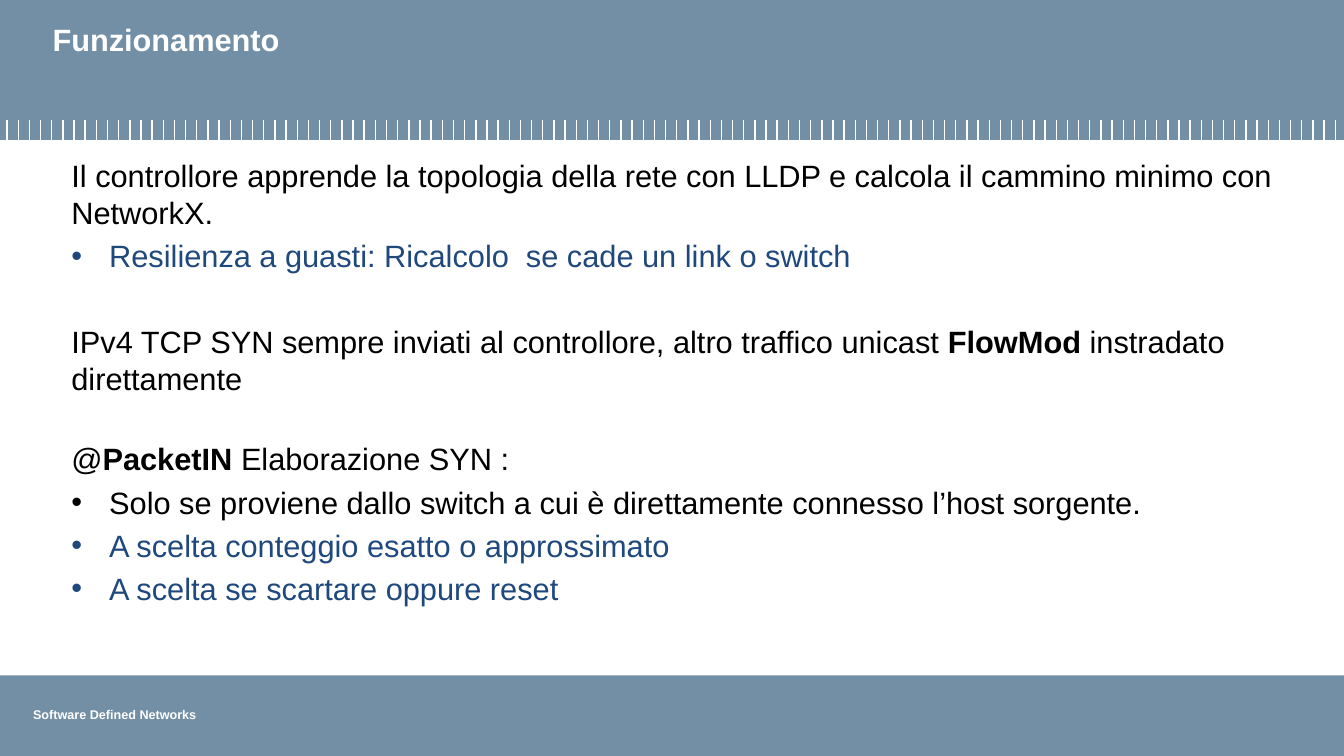
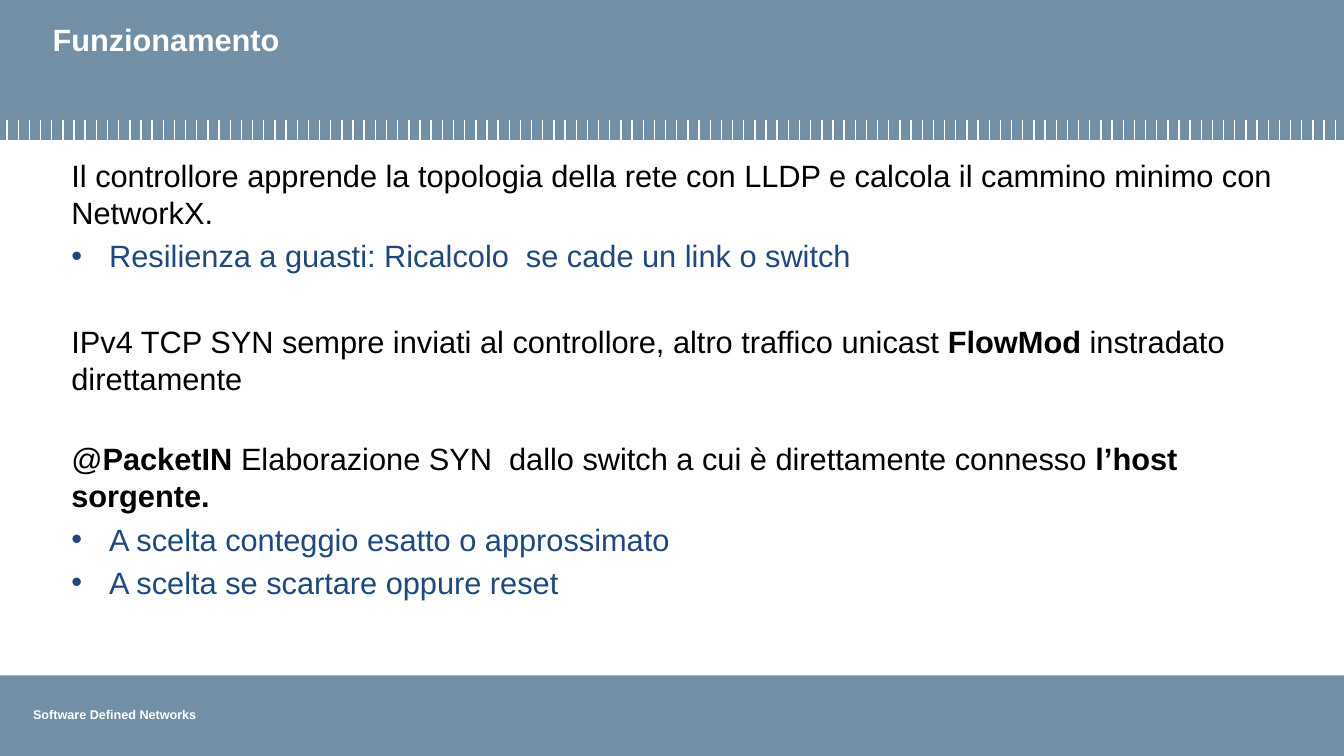
Before and after one commit to pierluigigrossi/progetto-SDN, a slide deck: slide 10 of finale8.pptx (slide 8 before the commit). Drawn at 1344x756 pixels with LibreOffice and Linux fonts; fonts in the diff are those of the drawing; background and template pictures are left out. Boxes give left, top, right and bottom in pixels: in the first picture for what was removed or moved away, otherwise in the second. Text is boxed around its words. In the diff, an @@ line names an element or a change of style, - is before the commit and + after.

```diff
--- a/finale8.pptx
+++ b/finale8.pptx
@@ text at (71, 447, 1177, 513): text changed @@
-@PacketIN Elaborazione SYN :
-• Solo se proviene dallo switch a cui è direttamente connesso l’host sorgente.
+@PacketIN Elaborazione SYN dallo switch a cui è direttamente connesso l’host sorgente.
```
Also in this commit, not shown: 3 other slides changed, 2 slides added, 1 other file.
